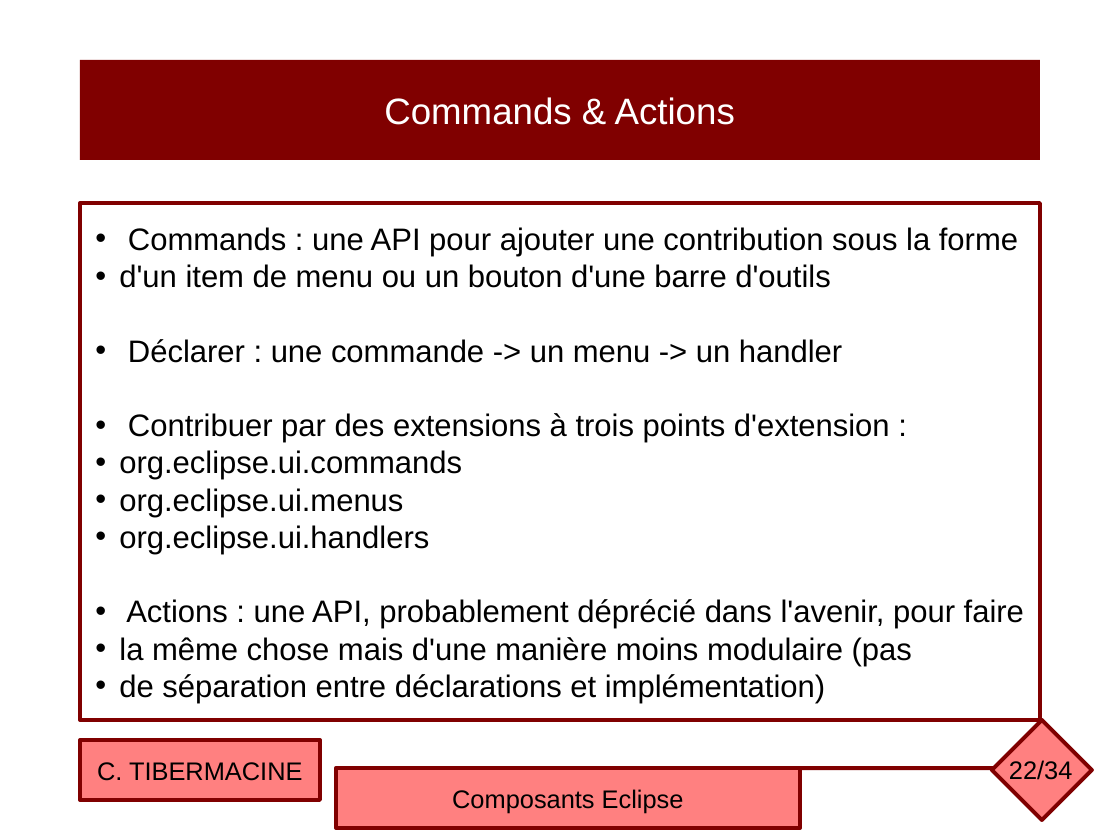
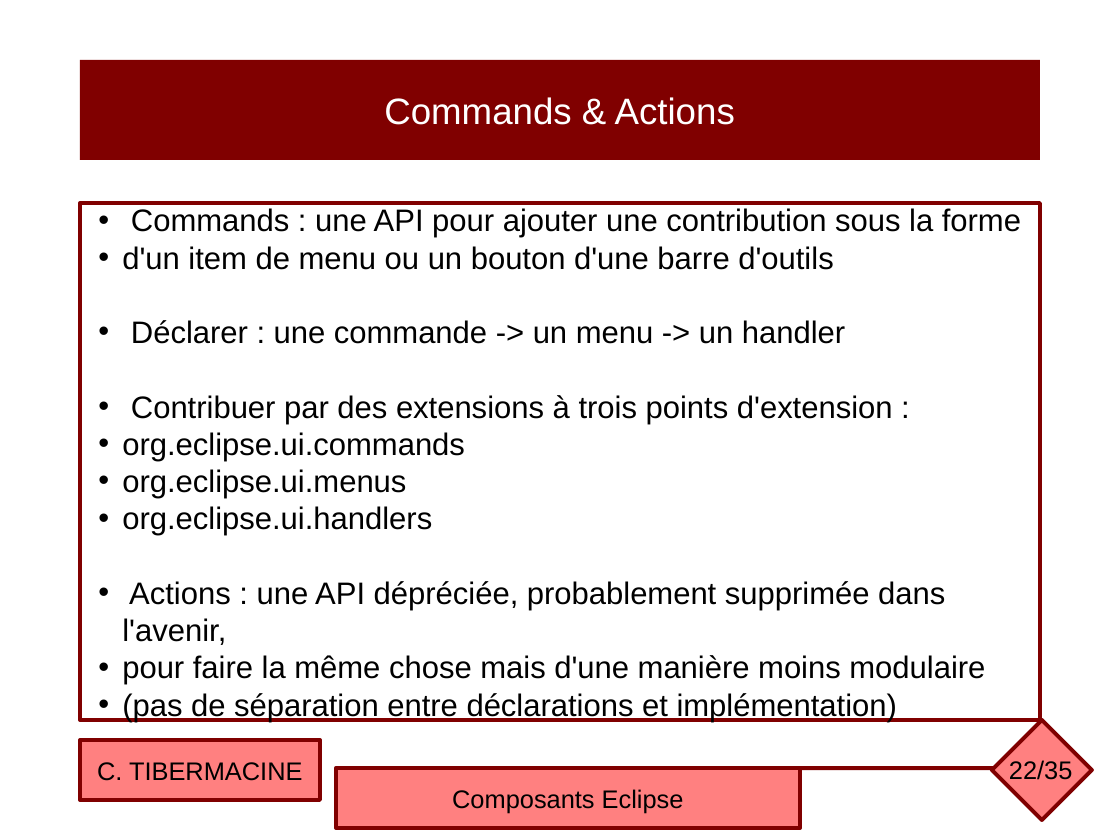
Before and after one commit to ctiber/composants, a slide deck: slide 22 of cours/cours4.odp. Drawn at 1120x840 pixels with LibreOffice and Linux fonts; fonts in the diff are those of the drawing. Boxes give left, top, right and bottom in pixels: in the first picture for what was removed or moved away, otherwise in the second. Text is boxed around its words. In the diff, an @@ line names an element or a change of style, - is before the commit and + after.

```diff
--- a/cours/cours4.odp
+++ b/cours/cours4.odp
@@ text in rectangle at (122, 581, 985, 722): text changed @@
-• Actions : une API, probablement déprécié dans l'avenir, pour faire
-• la même chose mais d'une manière moins modulaire (pas
-• de séparation entre déclarations et implémentation)
+• Actions : une API dépréciée, probablement supprimée dans l'avenir,
+• pour faire la même chose mais d'une manière moins modulaire
+• (pas de séparation entre déclarations et implémentation)
@@ page number at (1009, 760, 1073, 780): text changed @@
-22/34
+22/35
```
Also in this commit, not shown: 10 other slides changed, 1 slide added, 1 other file.
